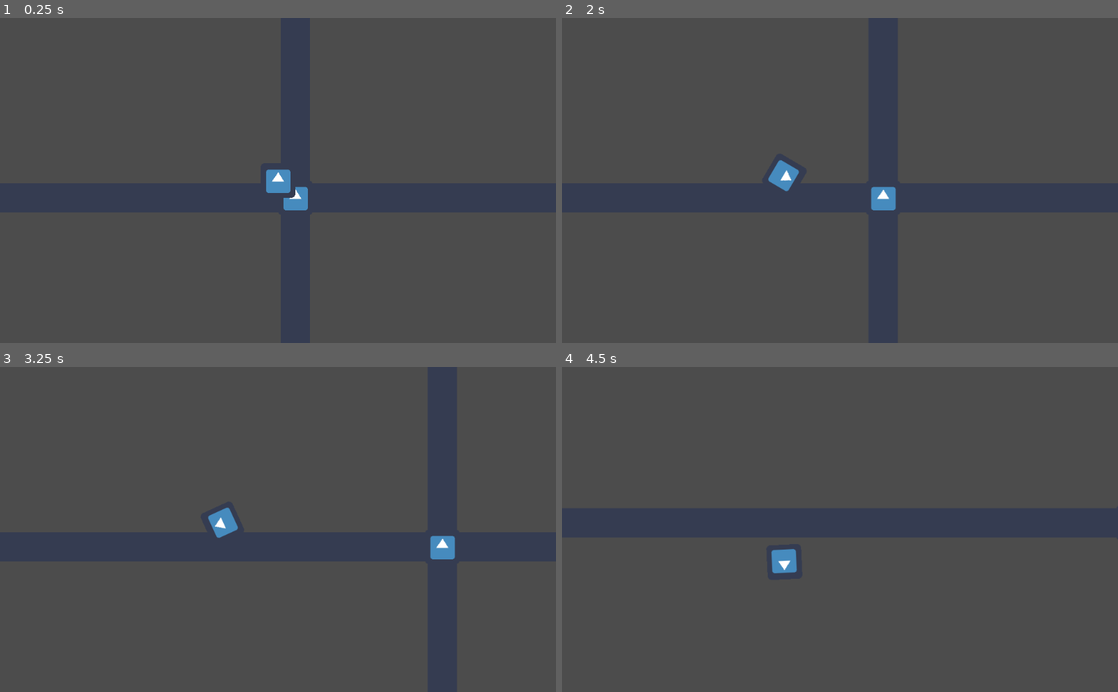
Above: before the commit, frames 1-4 (two rows, left to right).
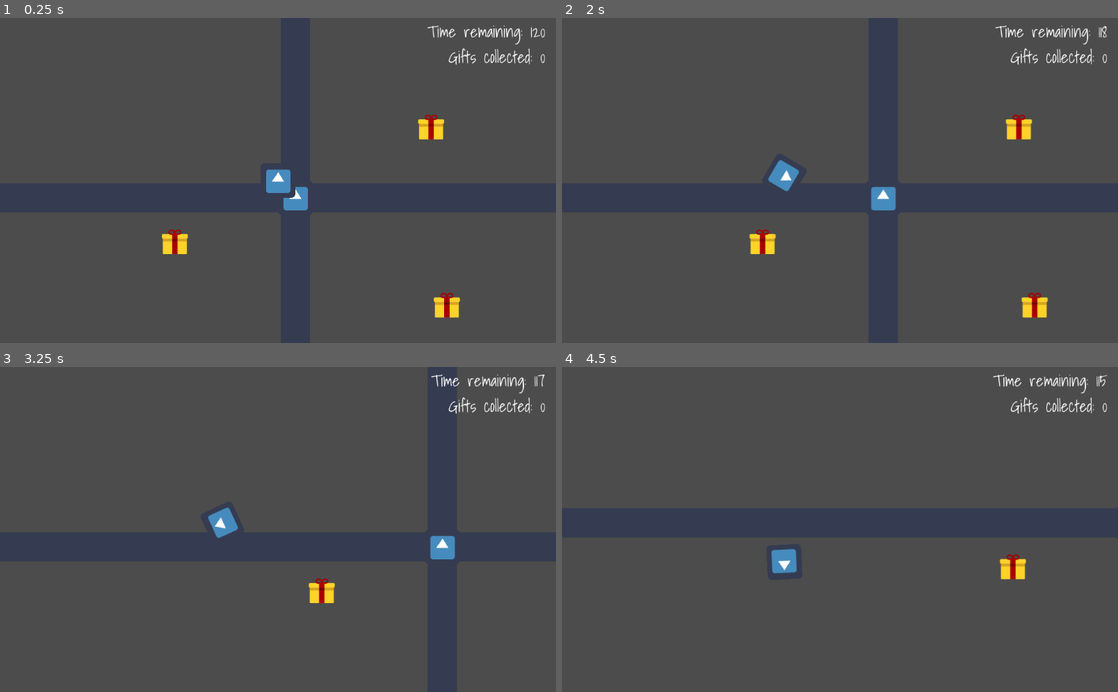
Above: after the commit, the same moments.

Repository: GameDrivenDesign/SebastHolyWandarousChristmasGame
Game: Godot game, scene res://scenes/world/world.tscn
Same seed, same stepped clock (60 frames per second), same inputs: the game is played once before the commit and once after it. The engine's default icon, where the game draws it, is replaced by a stand-in: a white triangle on a blue panel in a dark square.
Inputs:
- Up to frame 1 (0.25 s): no input
- Up to frame 2 (2 s): hold Right (right) 0.53-1.28 s; hold Down (down) from 1.28 s (still down)
- Up to frame 3 (3.25 s): release Down (down) at 2.03 s; hold Right (right) 2.03-2.78 s; hold Up (up) from 2.78 s (still down)
- Up to frame 4 (4.5 s): release Up (up) at 3.53 s; hold Left (left) from 3.53 s (still down)

The runs differ from the first frame. In frame 1, 1.4% of the frame differs, in the area x 29-98%, y 2-93%; in frame 2, 1.4%, in the area x 33-98%, y 2-93%; in frame 3, 0.8%; in frame 4, 0.8%.

Commit message:
Bring HUD and, more importantly, gifts to the world!

Diff:
--- a/scenes/world/world.tscn
+++ b/scenes/world/world.tscn
@@ -1,7 +1,9 @@
-[gd_scene load_steps=3 format=2]
+[gd_scene load_steps=5 format=2]
 
 [ext_resource path="res://icon.png" type="Texture" id=1]
 [ext_resource path="res://scenes/player/player.tscn" type="PackedScene" id=2]
+[ext_resource path="res://scenes/gift/gift.tscn" type="PackedScene" id=3]
+[ext_resource path="res://scenes/hud/hud.tscn" type="PackedScene" id=4]
 
 [node name="map" type="Node2D" index="0"]
 
@@ -63,3 +65,37 @@
 editor_draw_screen = true
 editor_draw_limits = false
 editor_draw_drag_margin = false
+
+[node name="gifts" type="Node" parent="." index="2"]
+
+[node name="gift" parent="gifts" index="0" instance=ExtResource( 3 )]
+
+position = Vector2( 311, 230 )
+
+[node name="gift2" parent="gifts" index="1" instance=ExtResource( 3 )]
+
+position = Vector2( 674, 391 )
+
+[node name="gift3" parent="gifts" index="2" instance=ExtResource( 3 )]
+
+position = Vector2( -190, 113 )
+
+[node name="gift4" parent="gifts" index="3" instance=ExtResource( 3 )]
+
+position = Vector2( 282, -99 )
+
+[node name="gift5" parent="gifts" index="4" instance=ExtResource( 3 )]
+
+position = Vector2( 266, 451 )
+
+[node name="CanvasLayer" type="CanvasLayer" parent="." index="3"]
+
+layer = 1
+offset = Vector2( 0, 0 )
+rotation = 0.0
+scale = Vector2( 1, 1 )
+transform = Transform2D( 1, 0, 0, 1, 0, 0 )
+
+[node name="hud" parent="CanvasLayer" index="0" instance=ExtResource( 4 )]
+
+[connection signal="gift_count_changed" from="player" to="CanvasLayer/hud" method="update_gift_count"]
